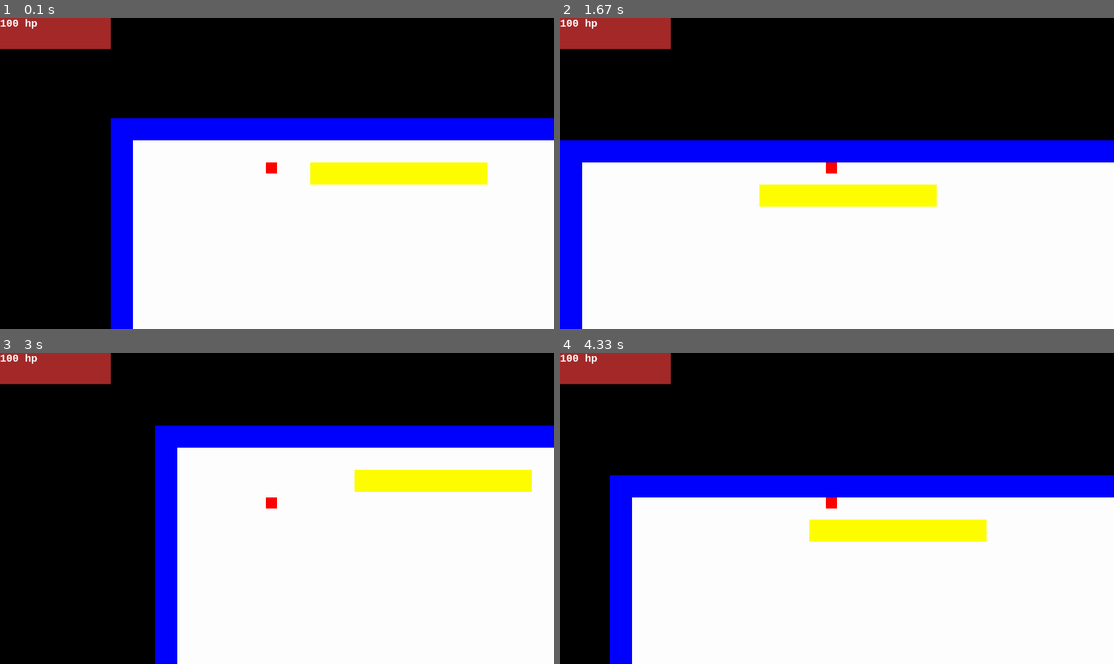
Above: before the commit, frames 1-4 (two rows, left to right).
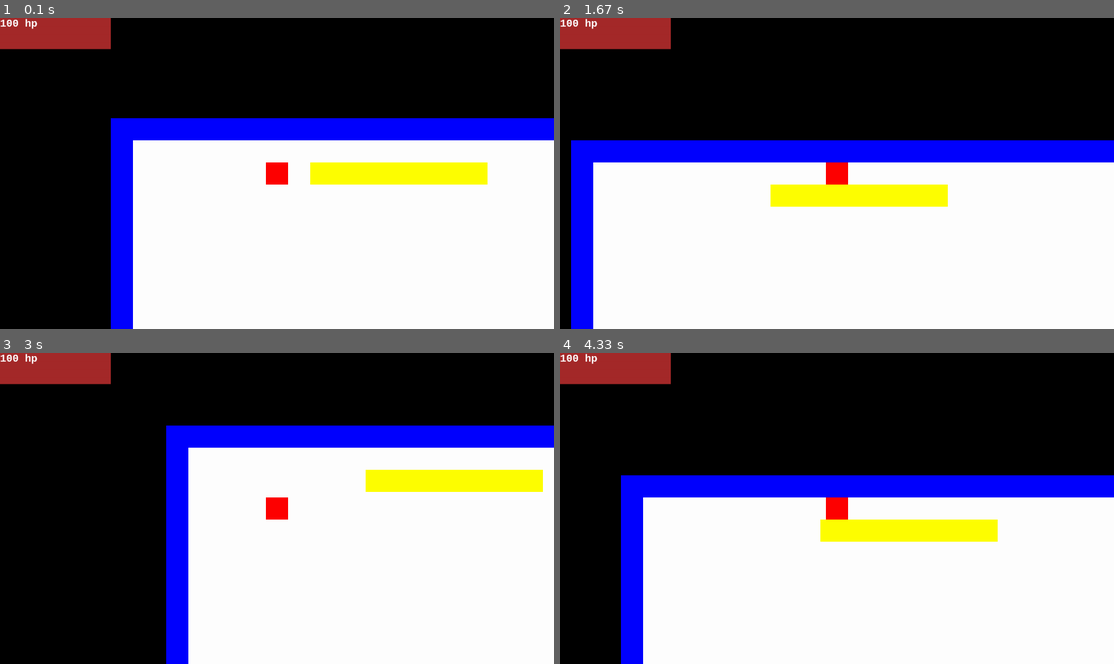
Above: after the commit, the same moments.

Repository: benedekhalaj/pygame-roguelike
Game: pygame game, started from play.py
Same seed, same stepped clock (60 frames per second), same inputs: the game is played once before the commit and once after it.
Inputs:
- Up to frame 1 (0.1 s): no input
- Up to frame 2 (1.67 s): hold Right 0.33-0.8 s; hold Up 0.83-1.13 s; hold Right 1.17-1.63 s
- Up to frame 3 (3 s): hold Left 1.67-2.2 s; hold Down 2.23-2.53 s; hold Left 2.57-2.97 s
- Up to frame 4 (4.33 s): hold Up 3-3.37 s; hold Right 3.4-4.03 s

The runs differ from the first frame. In frame 1, 0.2% of the frame differs, in the area x 48-52%, y 46-54%; in frame 2, 2.8%; in frame 3, 3.4%, in the area x 28-98%, y 23-100%; in frame 4, 2.8%.

Commit message:
Door: Modify size

Diff:
--- a/model/item/item.py
+++ b/model/item/item.py
@@ -45,7 +45,7 @@
 class Door():
     def __init__(self, position: tuple, color: tuple):
         self.type = "door"
-        self.rect = pygame.Rect(position[0], position[1], position[2], position[3])
+        self.rect = pygame.Rect(position[0], position[1], position[2], position[3] * 2)
         self.status = "closed"
         self.color = color
         self.visible = True
--- a/model/map/map_file/map.txt
+++ b/model/map/map_file/map.txt
@@ -3,7 +3,7 @@
 0      x 11111111                                    1                                1                                               0
 0                                                    1                                1                                               0
 0                           k                        d                                1                                               0
-0                                                    1                                1                                               0
+0                                                                                     1                                               0
 0                                                    1                                1                                               0
 0                                                    1                                1                                               0
 0                                                    1                                1                                               0
--- a/model/player/player.py
+++ b/model/player/player.py
@@ -7,7 +7,7 @@
     def __init__(self, position: tuple, colors, screen_size):
         self.type = 'player'
         self.texture = None
-        self.rect = pygame.Rect(position[0], position[1], 32, 32)
+        self.rect = pygame.Rect(position[0], position[1], position[2], position[3])
 
         self.colors = colors
         self.standard_color = colors.RED
